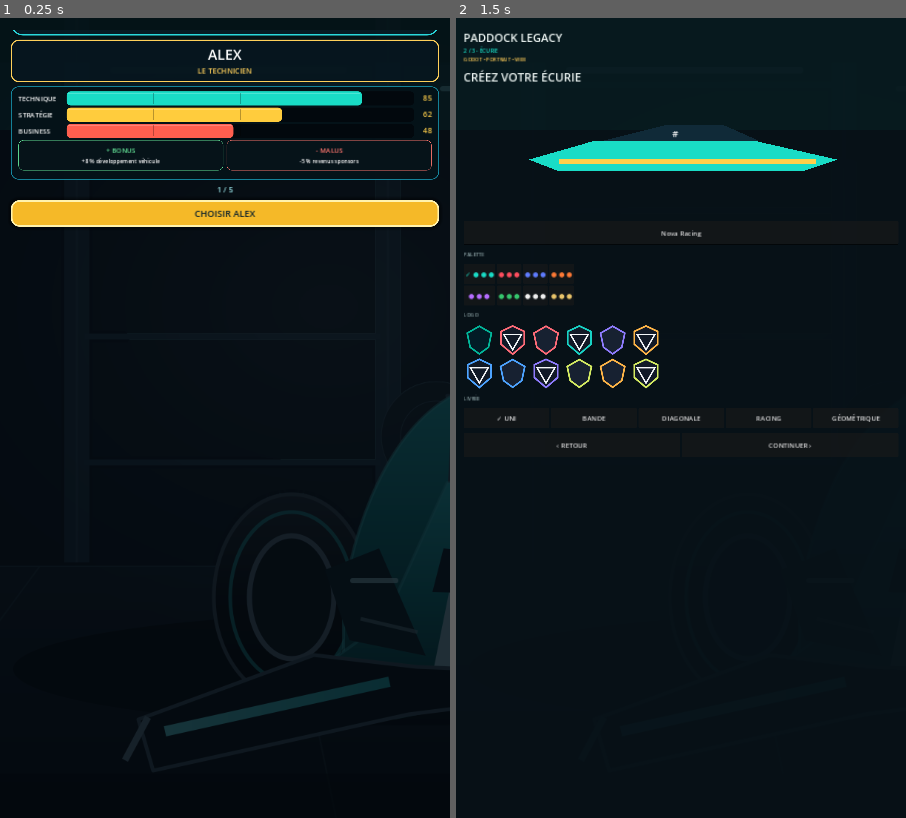
Above: before the commit, frames 1-2 (left to right).
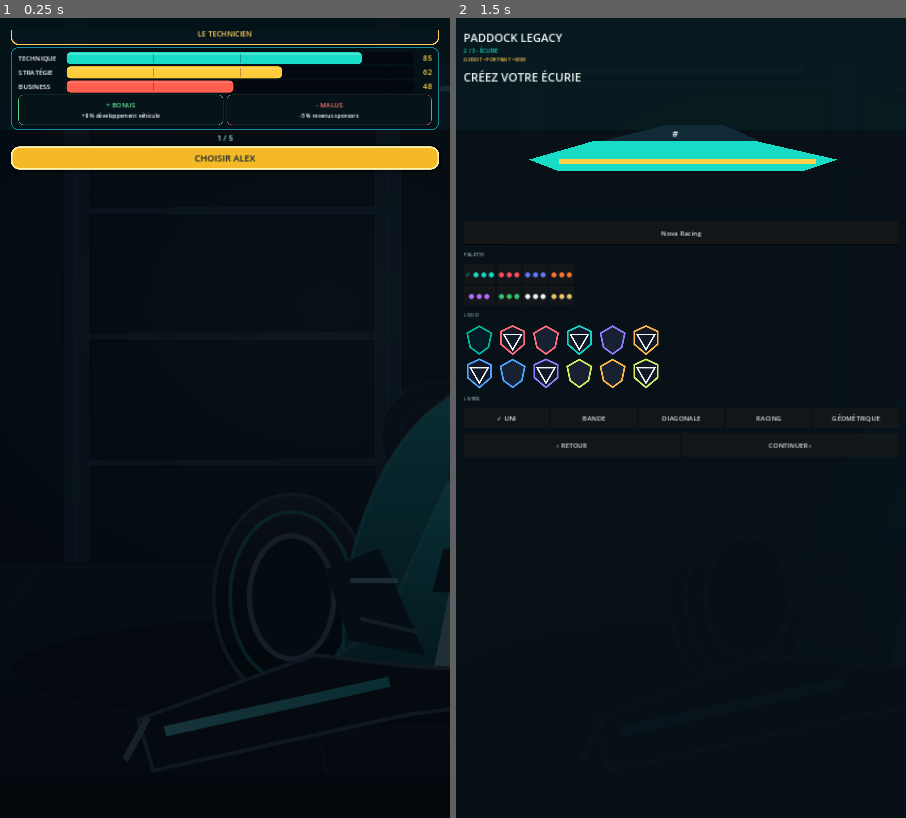
Above: after the commit, the same moments.

Repository: guiluteguilute-bit/paddock-legacy
Game: Godot game, scene res://game/ui/main.tscn
Same seed, same stepped clock (60 frames per second), same inputs: the game is played once before the commit and once after it.
Inputs:
- Up to frame 1 (0.25 s): no input
- Up to frame 2 (1.5 s): click "CHOISIR ALEX" at 0.5 s; click "✓ ● ● ●" at 1.25 s

The runs differ from the first frame. In frame 1, 13% of the frame differs, in the area x 2-98%, y 1-27%; in frame 2, nothing differs.

Commit message:
fix: finalize manager v2 assets and ios viewport

Diff:
--- /dev/null
+++ b/game/data/ui_asset_delivery.json
@@ -0,0 +1,3 @@
+{
+  "manager_selection_v2_art_delivered": false
+}
--- a/game/ui/screens/manager_selection.gd
+++ b/game/ui/screens/manager_selection.gd
@@ -89,7 +89,7 @@
 			continue
 		var button: Button = Button.new()
 		button.name = manager_id.capitalize() + "Avatar"
-		button.custom_minimum_size = Vector2(58, 96)
+		button.custom_minimum_size = Vector2(58, 72)
 		button.size_flags_horizontal = Control.SIZE_EXPAND_FILL
 		button.expand_icon = true
 		button.icon = load(str(managers[manager_id].get("avatar", ""))) as Texture2D
@@ -129,6 +129,8 @@
 	var texture: Texture2D = null
 	if ResourceLoader.exists(texture_path):
 		texture = load(texture_path) as Texture2D
+	else:
+		push_warning("Manager presentation missing: %s" % texture_path)
 	presentation.texture = texture
 	presentation.pivot_offset = presentation.size * 0.5
 	presentation.modulate = Color(1, 1, 1, 0.15)
--- a/game/ui/screens/manager_selection.tscn
+++ b/game/ui/screens/manager_selection.tscn
@@ -31,14 +31,14 @@
 grow_horizontal = 2
 grow_vertical = 2
 theme_override_constants/margin_left = 8
-theme_override_constants/margin_top = 6
+theme_override_constants/margin_top = 4
 theme_override_constants/margin_right = 8
-theme_override_constants/margin_bottom = 8
+theme_override_constants/margin_bottom = 4
 
 [node name="MainVBox" type="VBoxContainer" parent="ContentMargin"]
 layout_mode = 2
 size_flags_vertical = 3
-theme_override_constants/separation = 10
+theme_override_constants/separation = 5
 
 [node name="Header" type="VBoxContainer" parent="ContentMargin/MainVBox"]
 layout_mode = 2
@@ -60,15 +60,16 @@
 horizontal_alignment = 1
 
 [node name="ManagerSelector" type="HBoxContainer" parent="ContentMargin/MainVBox"]
-custom_minimum_size = Vector2(0, 104)
+custom_minimum_size = Vector2(0, 76)
 layout_mode = 2
 theme_override_constants/separation = 7
 alignment = 1
 
 [node name="CharacterStage" type="PanelContainer" parent="ContentMargin/MainVBox"]
-custom_minimum_size = Vector2(0, 280)
+custom_minimum_size = Vector2(0, 96)
 layout_mode = 2
 size_flags_vertical = 3
+size_flags_stretch_ratio = 2.0
 
 [node name="StageContent" type="Control" parent="ContentMargin/MainVBox/CharacterStage"]
 layout_mode = 2
@@ -78,9 +79,9 @@
 anchors_preset = 15
 anchor_right = 1.0
 anchor_bottom = 1.0
-offset_left = 56.0
+offset_left = 48.0
 offset_top = 4.0
-offset_right = -56.0
+offset_right = -48.0
 offset_bottom = -8.0
 grow_horizontal = 2
 grow_vertical = 2
@@ -116,7 +117,7 @@
 text = ">"
 
 [node name="IdentityPanel" type="PanelContainer" parent="ContentMargin/MainVBox"]
-custom_minimum_size = Vector2(0, 84)
+custom_minimum_size = Vector2(0, 58)
 layout_mode = 2
 
 [node name="IdentityVBox" type="VBoxContainer" parent="ContentMargin/MainVBox/IdentityPanel"]
@@ -134,7 +135,7 @@
 horizontal_alignment = 1
 
 [node name="StatsPanel" type="PanelContainer" parent="ContentMargin/MainVBox"]
-custom_minimum_size = Vector2(0, 224)
+custom_minimum_size = Vector2(0, 174)
 layout_mode = 2
 
 [node name="StatsVBox" type="VBoxContainer" parent="ContentMargin/MainVBox/StatsPanel"]
@@ -142,7 +143,7 @@
 theme_override_constants/separation = 5
 
 [node name="TechnicalRow" type="HBoxContainer" parent="ContentMargin/MainVBox/StatsPanel/StatsVBox"]
-custom_minimum_size = Vector2(0, 34)
+custom_minimum_size = Vector2(0, 28)
 layout_mode = 2
 
 [node name="TechnicalLabel" type="Label" parent="ContentMargin/MainVBox/StatsPanel/StatsVBox/TechnicalRow"]
@@ -161,7 +162,7 @@
 horizontal_alignment = 2
 
 [node name="StrategyRow" type="HBoxContainer" parent="ContentMargin/MainVBox/StatsPanel/StatsVBox"]
-custom_minimum_size = Vector2(0, 34)
+custom_minimum_size = Vector2(0, 28)
 layout_mode = 2
 
 [node name="StrategyLabel" type="Label" parent="ContentMargin/MainVBox/StatsPanel/StatsVBox/StrategyRow"]
@@ -181,7 +182,7 @@
 horizontal_alignment = 2
 
 [node name="BusinessRow" type="HBoxContainer" parent="ContentMargin/MainVBox/StatsPanel/StatsVBox"]
-custom_minimum_size = Vector2(0, 34)
+custom_minimum_size = Vector2(0, 28)
 layout_mode = 2
 
 [node name="BusinessLabel" type="Label" parent="ContentMargin/MainVBox/StatsPanel/StatsVBox/BusinessRow"]
@@ -246,6 +247,6 @@
 horizontal_alignment = 1
 
 [node name="ConfirmButton" type="Button" parent="ContentMargin/MainVBox"]
-custom_minimum_size = Vector2(0, 64)
+custom_minimum_size = Vector2(0, 52)
 layout_mode = 2
 text = "CHOISIR ALEX"
--- a/tests/godot/test_manager_selection_v2.gd
+++ b/tests/godot/test_manager_selection_v2.gd
@@ -10,17 +10,18 @@
 	var packed: PackedScene = load(SCREEN_PATH) as PackedScene
 	if not _assert(packed != null, "ManagerSelection V2 scene loads"):
 		return
-	for viewport_size: Vector2i in [Vector2i(390, 844), Vector2i(393, 852), Vector2i(430, 932), Vector2i(1080, 1920)]:
+	for viewport_size: Vector2i in [Vector2i(390, 700), Vector2i(390, 844), Vector2i(393, 852), Vector2i(402, 874), Vector2i(430, 932), Vector2i(1080, 1920)]:
 		get_tree().root.size = viewport_size
 		var screen: ManagerSelection = packed.instantiate() as ManagerSelection
 		if not _assert(screen != null, "ManagerSelection V2 scene instantiates"):
 			return
 		# Exercise both supported lifecycles: setup before and after entering the tree.
-		if viewport_size == Vector2i(390, 844):
+		if viewport_size == Vector2i(390, 700):
 			screen.setup(GameState.creation_config.get("managers", {}), "alex", "test")
 		add_child(screen)
-		if viewport_size != Vector2i(390, 844):
+		if viewport_size != Vector2i(390, 700):
 			screen.setup(GameState.creation_config.get("managers", {}), "alex", "test")
+		await get_tree().process_frame
 		await get_tree().process_frame
 		if not _assert(screen.selector.get_child_count() == 5, "five managers are visible"):
 			return
@@ -49,10 +50,39 @@
 				return
 		if not _assert_non_negative(screen):
 			return
+		if not _assert_viewport_fit(screen, viewport_size):
+			return
 		screen.free()
 		await get_tree().process_frame
-	print("MANAGER V2 TEST: scene, selection, content, CTA and portrait sizes passed")
+	print("MANAGER V2 TEST: selection and overflow checks passed at 390x700, 390x844, 393x852, 402x874, 430x932 and 1080x1920")
 	get_tree().quit(0)
+
+func _assert_viewport_fit(screen: ManagerSelection, viewport_size: Vector2i) -> bool:
+	const TOLERANCE: float = 1.0
+	var paths: Array[NodePath] = [
+		NodePath("ContentMargin/MainVBox/Header"),
+		NodePath("ContentMargin/MainVBox/ManagerSelector"),
+		NodePath("ContentMargin/MainVBox/CharacterStage"),
+		NodePath("ContentMargin/MainVBox/IdentityPanel"),
+		NodePath("ContentMargin/MainVBox/StatsPanel"),
+		NodePath("ContentMargin/MainVBox/Pagination"),
+		NodePath("ContentMargin/MainVBox/ConfirmButton"),
+	]
+	for path: NodePath in paths:
+		var control: Control = screen.get_node(path) as Control
+		var rect: Rect2 = control.get_global_rect()
+		if not _assert(rect.position.y >= -TOLERANCE, "%s top is inside %s" % [path, viewport_size]):
+			return false
+		if not _assert(rect.end.y <= float(viewport_size.y) + TOLERANCE, "%s bottom is inside %s (%.1f > %d)" % [path, viewport_size, rect.end.y, viewport_size.y]):
+			return false
+	for manager_id: String in EXPECTED:
+		var avatar: Control = screen.selector.get_node(manager_id.capitalize() + "Avatar") as Control
+		var avatar_rect: Rect2 = avatar.get_global_rect()
+		if not _assert(avatar_rect.position.x >= -TOLERANCE, "%s avatar left edge is visible at %s" % [manager_id, viewport_size]):
+			return false
+		if not _assert(avatar_rect.end.x <= float(viewport_size.x) + TOLERANCE, "%s avatar right edge is visible at %s" % [manager_id, viewport_size]):
+			return false
+	return true
 
 func _assert_non_negative(node: Node) -> bool:
 	if node is Control:
Not shown, changed: scripts/ci_web.sh
Not shown, changed: tests/validate_manager_assets.py
Not shown, added: tests/validate_web_shell.py
Not shown, changed: web/shell.html
